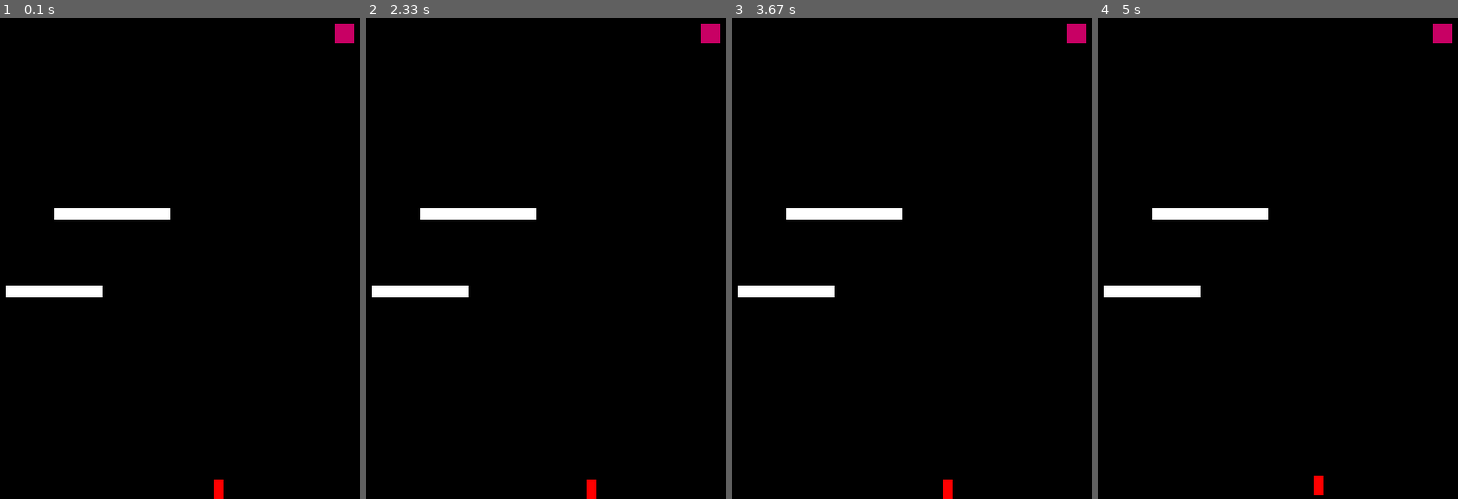
Above: before the commit, frames 1-4 (left to right).
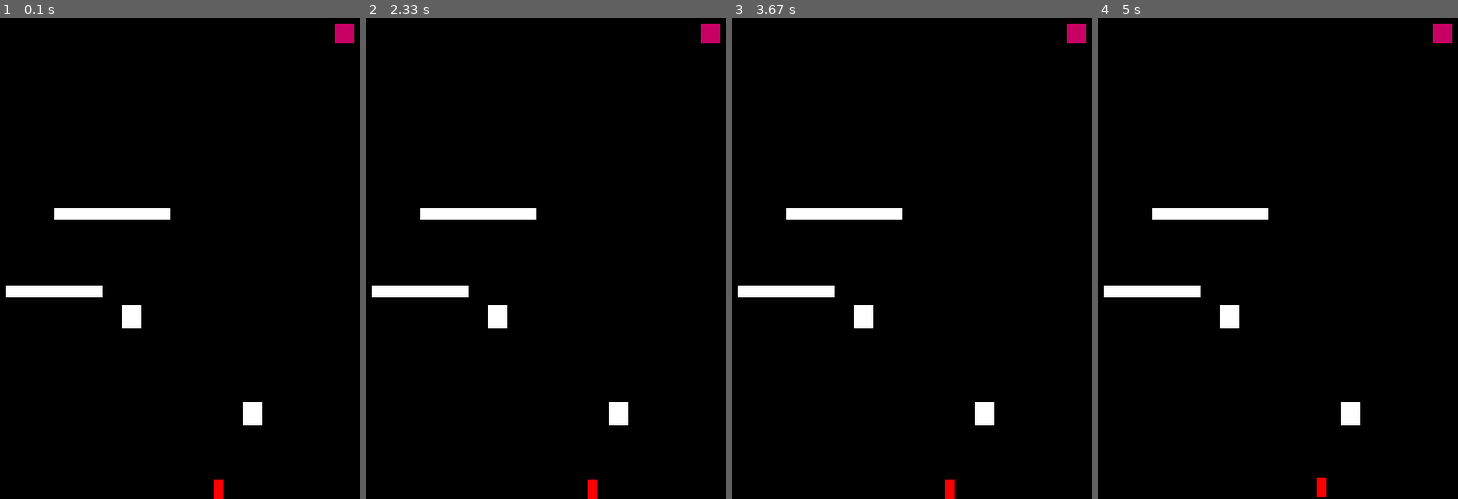
Above: after the commit, the same moments.

Repository: zadeviggers/12dts
Game: pygame game, started from python/glen-denham-simulator/glen-denham-simulator.py
Same seed, same stepped clock (60 frames per second), same inputs: the game is played once before the commit and once after it.
Inputs:
- Up to frame 1 (0.1 s): no input
- Up to frame 2 (2.33 s): hold Right 0.33-0.8 s; hold Up 0.83-1.13 s; hold Right 1.17-1.63 s; hold Left 1.67-2.2 s; hold Left from 2.23 s (still down)
- Up to frame 3 (3.67 s): release Left at 2.63 s; hold Up 2.67-3.03 s; hold Right from 3.07 s (still down)
- Up to frame 4 (5 s): release Right at 3.7 s; hold Left 3.73-4.2 s; hold Right 4.23-4.7 s; hold Up from 4.73 s (still down)

The runs differ from the first frame. In frame 1, 0.5% of the frame differs, in the area x 33-73%, y 59-85%; in frame 2, 0.5%; in frame 3, 0.6%; in frame 4, 0.6%, in the area x 33-73%, y 59-100%.

Commit message:
faster rendering by not re-drawing everything
Signed-off-by: Zade Viggers <zade.viggers@gmail.com>

Diff:
--- a/python/glen-denham-simulator/game-data.json
+++ b/python/glen-denham-simulator/game-data.json
@@ -7,9 +7,10 @@
 	"level_end_marker_colour": [200, 0, 100],
 	"gravity": 2,
 	"drag": 2,
+	"platform_drag_multiplier": 0.0002,
 	"player_height": 20,
 	"player_width": 10,
-	"player_jump_height": 0.5,
+	"player_jump_speed": 0.4,
 	"player_walk_speed": 3,
 	"player_max_speed": [6, 1],
 	"player_allowed_jump_amount": 3,
@@ -18,11 +19,26 @@
 			"name": "Level 1",
 			"window": {
 				"width": 500,
-				"height": 500
+				"height": 500,
+				"resizable": true
 			},
 			"layout": {
 				"platform_colour": [255, 255, 255],
 				"objects": [
+					{
+						"type": "platform",
+						"x": 275,
+						"y": 400,
+						"width": 20,
+						"height": 24
+					},
+					{
+						"type": "platform",
+						"x": 150,
+						"y": 300,
+						"width": 20,
+						"height": 24
+					},
 					{
 						"type": "platform",
 						"x": 30,
@@ -51,7 +67,8 @@
 			"name": "Level 2",
 			"window": {
 				"width": 300,
-				"height": 800
+				"height": 600,
+				"resizable": false
 			},
 			"layout": {
 				"platform_colour": [255, 200, 255],
@@ -59,21 +76,21 @@
 					{
 						"type": "platform",
 						"x": 0,
-						"y": 650,
+						"y": 550,
 						"width": 100,
 						"height": 150
 					},
 					{
 						"type": "platform",
 						"x": 200,
-						"y": 500,
+						"y": 450,
 						"width": 100,
-						"height": 300
+						"height": 280
 					},
 					{
 						"type": "platform",
 						"x": 100,
-						"y": 350,
+						"y": 250,
 						"width": 100,
 						"height": 10
 					},
--- a/python/glen-denham-simulator/glen-denham-simulator.py
+++ b/python/glen-denham-simulator/glen-denham-simulator.py
@@ -1,7 +1,8 @@
 import json
+from math import floor
 import os
 import sys
-from time import time
+from time import sleep, time
 import pygame
 
 # Constant
@@ -20,6 +21,8 @@
 player_y_velocity = 0
 player_x_position = 0
 player_y_position = 0
+old_player_x_position = 0
+old_player_y_position = 0
 player_jumps_remaining = game["player_allowed_jump_amount"]
 game_is_running = True
 previous_time = time()
@@ -27,10 +30,54 @@
 current_level_number = 0
 game_won = False
 game_lost = False
+lose_win_message_rendered = False
 win_lose_font = None
+# Track parts of the screen that have changed
+dirty_rectangles = []
 
 
 # Functions
+
+
+def draw_player(window: pygame.Surface):
+    global dirty_rectangles
+
+    # Clear out where the player was
+    pygame.draw.rect(window, game["background_colour"],
+                     (old_player_x_position, old_player_y_position, game["player_width"], game["player_height"]))
+    dirty_rectangles.append(
+        (floor(old_player_x_position), floor(old_player_y_position), game["player_width"] + 1, game["player_height"] + 1))
+
+    # Re-draw the player in it's new position
+    pygame.draw.rect(window, game["player_colour"],
+                     (player_x_position, player_y_position, game["player_width"], game["player_height"]))
+    dirty_rectangles.append(
+        (floor(player_x_position), floor(player_y_position), game["player_width"] + 1, game["player_height"] + 1))
+
+
+def draw_level(window: pygame.Surface):
+    global dirty_rectangles
+
+    # Add a black background
+    window.fill(game["background_colour"])
+
+    # Draw objects
+    for object in current_level["layout"]["objects"]:
+        colour = current_level["layout"]["platform_colour"]
+        if object["type"] == "level-end":
+            colour = game["level_end_marker_colour"]
+        pygame.draw.rect(window, colour,
+                         (object["x"], object["y"], object["width"], object["height"]))
+
+    dirty_rectangles.append(
+        (0, 0, window.get_width(), window.get_height()))
+
+
+def draw_everything(window: pygame.Surface):
+    draw_player(window)
+    draw_level(window)
+
+
 def reset_player_position(window: pygame.Surface):
     global game
     global player_x_position
@@ -39,37 +86,47 @@
     # Put the player in the bottom center
     player_x_position = (window.get_width()//2)-(game["player_width"]//2)
     player_y_position = window.get_height() - game["player_height"]
+    draw_player(window)
 
 
 def load_level(window: pygame.Surface, level_number: int):
     global current_level
     global game_won
+    global dirty_rectangles
 
     if level_number > len(levels)-1:
         game_won = True
 
         # Update window size
-        pygame.display.set_mode((game["width"], game["height"]))
+        pygame.display.set_mode(
+            (game["width"], game["height"]))
 
         # Update window title
         pygame.display.set_caption("You win!" + " - " + game["title"])
     else:
         # Update current level variable
         current_level = levels[level_number]
+        flags = 0
+        if current_level["window"]["resizable"]:
+            flags |= pygame.RESIZABLE
 
         # Update window size
         pygame.display.set_mode(
-            (current_level["window"]["width"], current_level["window"]["height"]))
+            (current_level["window"]["width"], current_level["window"]["height"]), flags=flags)
 
         # Update window title
         pygame.display.set_caption(
             current_level["name"] + " - " + game["title"])
 
+        # Draw level
+        draw_level(window)
+
         # Reset player position
         reset_player_position(window)
 
 
 def on_object_hit(window: pygame.Surface, object) -> bool:
+    # Handle collisions
     global current_level_number
     global current_level
 
@@ -84,6 +141,23 @@
         return False
 
 
+def apply_drag(multiplier=1):
+    global player_x_velocity
+    global player_y_velocity
+    if player_x_velocity > 0:
+        player_x_velocity -= game["drag"] * multiplier
+
+        # If the player was slowed down too much, cancel all their horizontal velocity
+        if player_x_velocity < 0:
+            player_x_velocity = 0
+    elif player_x_velocity < 0:
+        player_x_velocity += game["drag"] * multiplier
+
+        # If the player was slowed down too much, cancel all their horizontal velocity
+        if player_x_velocity > 0:
+            player_x_velocity = 0
+
+
 # Start pygame
 pygame.init()
 
@@ -93,16 +167,13 @@
 # Get the window
 window = pygame.display.set_mode((game["width"], game["height"]))
 
+
 # Load the level
 load_level(window, current_level_number)
 
 
-reset_player_position(window)
-
-
 # Game loop
 while game_is_running:
-
     # Loop over events that have happened
     events = pygame.event.get()
     for event in events:
@@ -110,20 +181,31 @@
         if event.type == pygame.QUIT:
             game_is_running = False
 
+        # When the user re-sizes the window, re-draw everything
+        if event.type == pygame.VIDEORESIZE:
+            draw_everything(window)
+
     # If game is won or lost
     if game_lost or game_won:
-        message = "You win!"
-        colour = (212, 175, 55)  # Gold
-        if game_lost:
-            message = "You lose"
-            colour = (255, 0, 0)  # Red
-
-        # Draw black background
-        window.fill(game["background_colour"])
-        # Draw text in center of window
-        text = win_lose_font.render(message, True, colour)
-        window.blit(text, ((window.get_width()//2)-(text.get_width()//2),
-                    (window.get_height()//2)-(text.get_height()//2)))
+        if not lose_win_message_rendered:
+            lose_win_message_rendered = True
+
+            message = "You win!"
+            colour = (212, 175, 55)  # Gold
+            if game_lost:
+                message = "You lose"
+                colour = (255, 0, 0)  # Red
+
+            # Draw black background
+            window.fill(game["background_colour"])
+            # Draw text in center of window
+            text = win_lose_font.render(message, True, colour)
+            window.blit(text, ((window.get_width()//2)-(text.get_width()//2),
+                        (window.get_height()//2)-(text.get_height()//2)))
+
+            # Re-draw screen
+            dirty_rectangles.append(
+                (0, 0, window.get_width(), window.get_height()))
 
     # Gameplay
     else:
@@ -147,7 +229,7 @@
                     # If the player has jumps left
                     if player_jumps_remaining > 0:
                         # Player Y position is from the top of the screen down, so subtracting makes it go up
-                        player_y_velocity = game["player_jump_height"] * -1
+                        player_y_velocity = game["player_jump_speed"] * -1
 
                         # Decrement the remaining jumps counter
                         player_jumps_remaining -= 1
@@ -168,10 +250,7 @@
         player_y_velocity += game["gravity"] * delta_time
 
         # Apply drag
-        if player_x_velocity > 0:
-            player_x_velocity -= game["drag"] * delta_time
-        elif player_x_velocity < 0:
-            player_x_velocity += game["drag"] * delta_time
+        apply_drag(delta_time)
 
         # Clamp velocity
         if abs(player_x_velocity) > game["player_max_speed"][0]:
@@ -231,6 +310,9 @@
                             # Since the player is standing on something, also reset their remaining jumps
                             player_jumps_remaining = game["player_allowed_jump_amount"]
 
+                            # Since the player is standing on something other than the ground, add more drag
+                            apply_drag(game["platform_drag_multiplier"])
+
                 # If the player is moving up...
                 elif player_y_velocity < 0:
 
@@ -279,23 +361,21 @@
 
         # Drawing #
 
-        # Clear window
-        window.fill(game["background_colour"])
-
-        # Draw objects
-        for object in current_level["layout"]["objects"]:
-            colour = current_level["layout"]["platform_colour"]
-            if object["type"] == "level-end":
-                colour = game["level_end_marker_colour"]
-            pygame.draw.rect(window, colour,
-                             (object["x"], object["y"], object["width"], object["height"]))
-
-        # Draw the player
-        pygame.draw.rect(window, game["player_colour"],
-                         (player_x_position, player_y_position, game["player_width"], game["player_height"]))
+        # Draw the player if they've moved
+        if player_x_position - old_player_x_position != 0 or player_y_position-old_player_y_position != 0:
+            draw_player(window)
 
     # Render all changes
-    pygame.display.update()
+    if len(dirty_rectangles) > 0:
+        print(dirty_rectangles)
+    pygame.display.update(dirty_rectangles)
+
+    # Empty list of dirty rectangles
+    dirty_rectangles = []
+
+    # Update old player positions
+    old_player_x_position = player_x_position
+    old_player_y_position = player_y_position
 
 
 # Stop game
